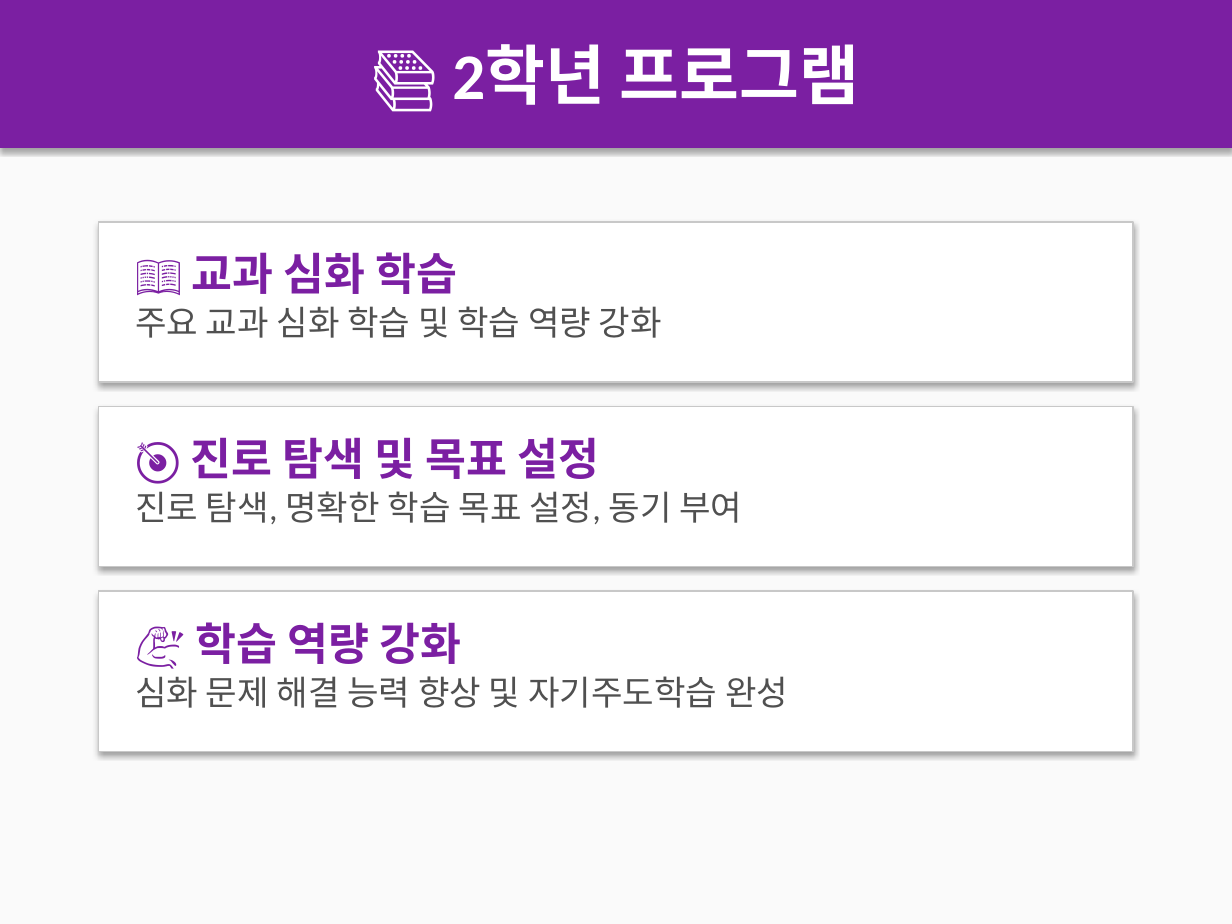
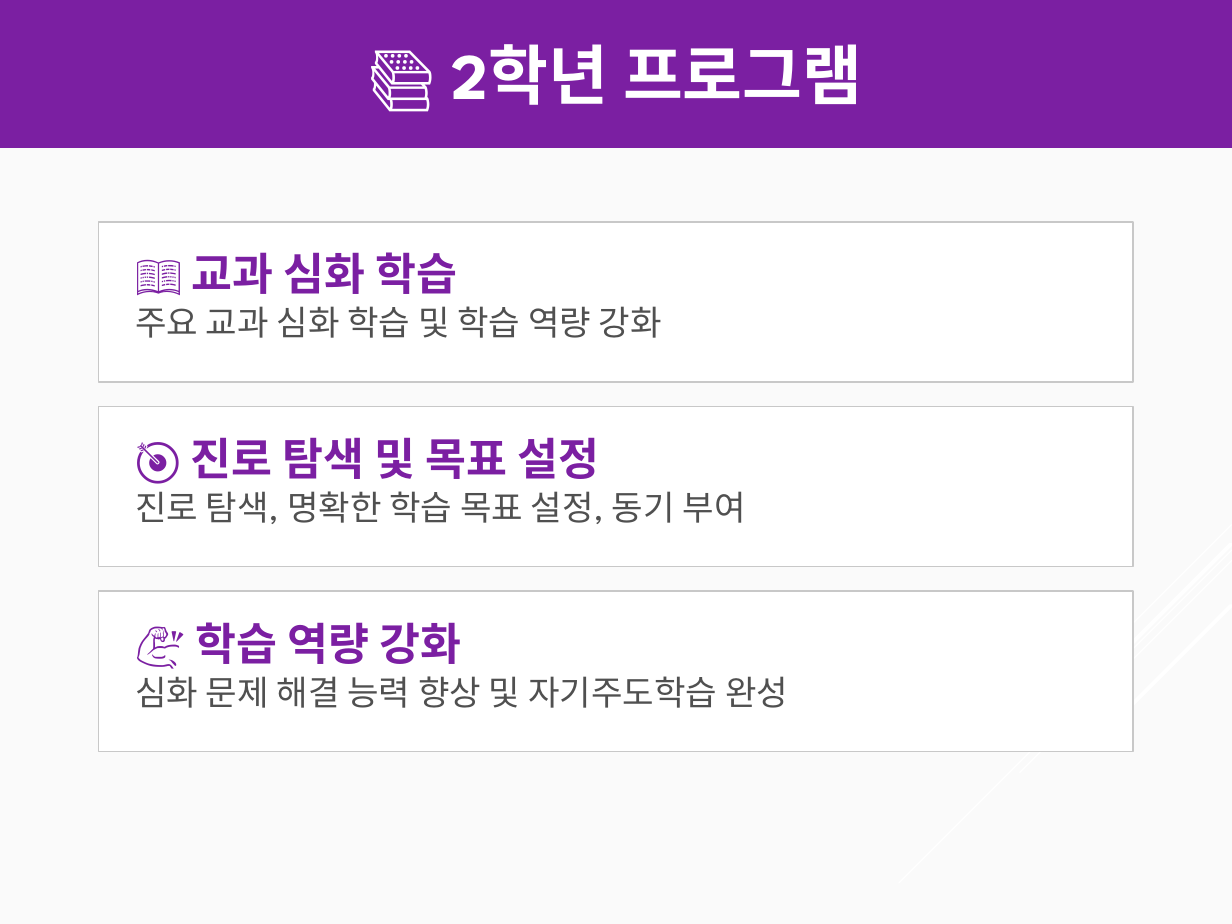
Before and after one commit to da-um3481/da-um-jinro, a slide deck: slide 6 of 근화여자중학교_겨울방학_자기주도학습_프로그램_제안서.pptx. Drawn at 1232x924 pixels with LibreOffice and Linux fonts; fonts in the diff are those of the drawing. Boxes give left, top, right and bottom in pixels: in the first picture for what was removed or moved away, otherwise in the second. Text is boxed around its words. In the diff, an @@ line names an element or a change of style, - is before the commit and + after.

Commit message:
📊 PPT 제안서 업데이트: 자기주도학습UP 챌린지
[업데이트 내용]
- 프로그램 제목: '자기주도학습UP 챌린지'로 통일
- 제안 개요: 대상, 기간, 목표, 방식 명확화
- 프로그램 필요성: 겨울방학 학습 공백 방지 강조
- 맞춤형 특징: 30일 집중 학습, 1:1 관리
- 학년별 프로그램: 1학년/2학년 구분
- 온라인 학습관리 시스템 활용
- 정기 학습 리포트 제공

[파일 정보]
- 파일명: 근화여자중학교_겨울방학_자기주도학습_프로그램_제안서.pptx
- 크기: 64KB
- 형식: PowerPoint 2007+ (PPTX)

```diff
--- a/근화여자중학교_겨울방학_자기주도학습_프로그램_제안서.pptx
+++ b/근화여자중학교_겨울방학_자기주도학습_프로그램_제안서.pptx
@@ rectangle "📚 2학년 프로그램" at (x1=0, y1=0, x2=1232, y2=148): font Calibri to League Spartan; shadow off @@
@@ text "진로 탐색, 명확한 학습 목표 ..." at (x1=135, y1=491, x2=746, y2=524): font Calibri to League Spartan @@
@@ shadow off in 3 elements at (x1=99, y1=222, x2=1133, y2=382), (x1=99, y1=407, x2=1133, y2=567), (x1=99, y1=591, x2=1133, y2=752) @@
@@ group added at (x1=899, y1=525, x2=1232, y2=883): 5 lines @@
```
Also in this commit, not shown: 9 other slides changed, 1 slide removed.
